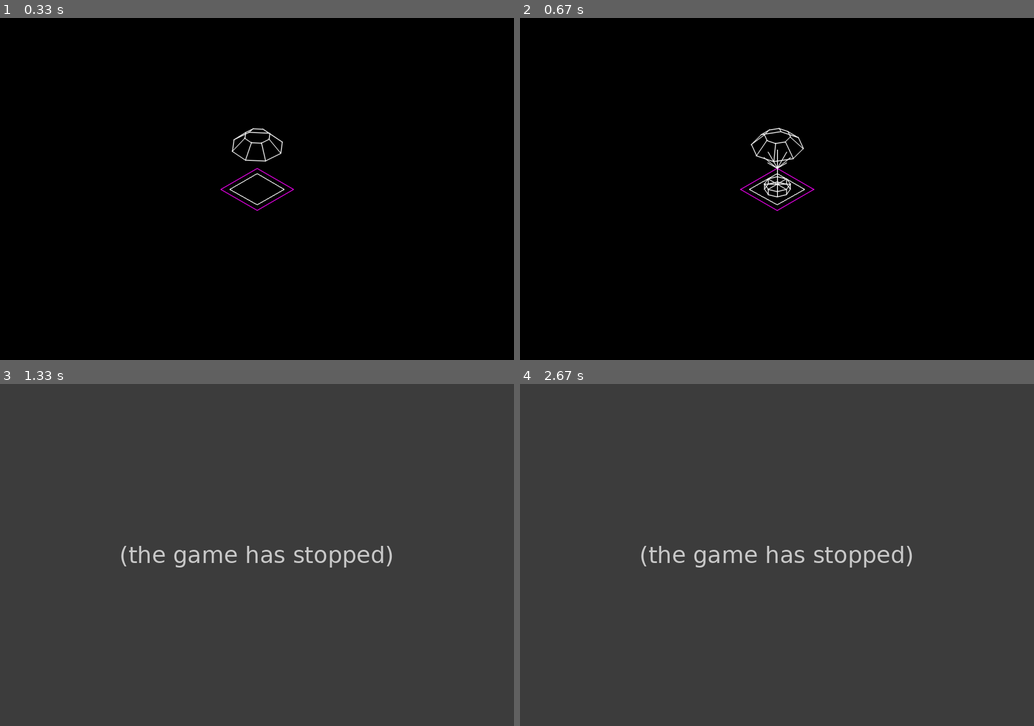
Above: before the commit, frames 1-4 (two rows, left to right).
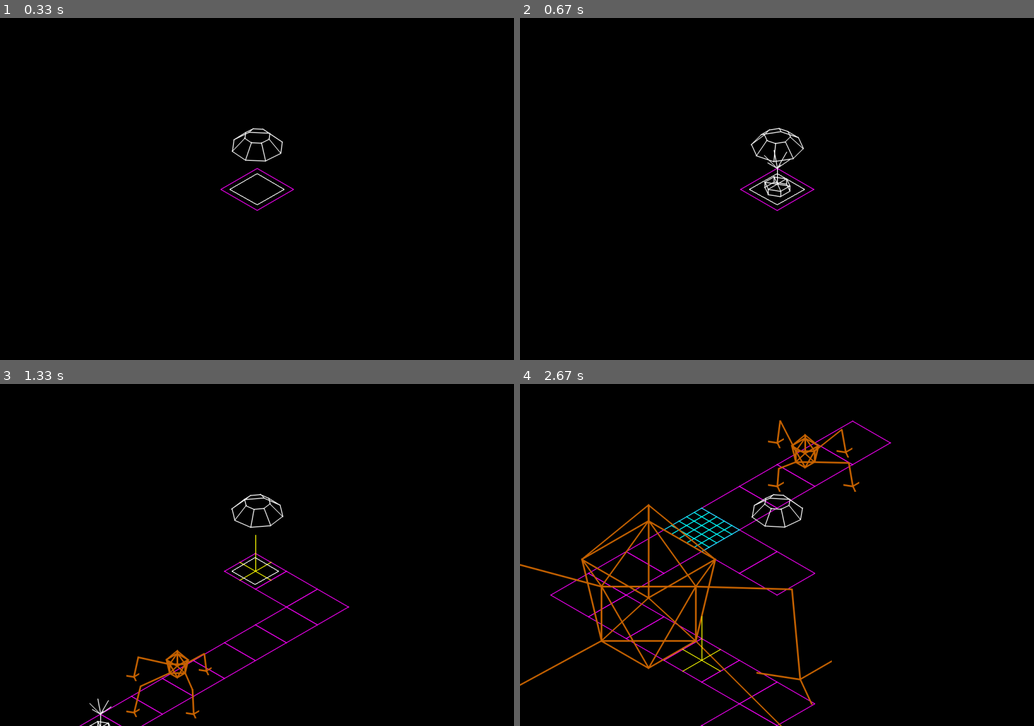
Above: after the commit, the same moments.

Repository: MathewKJ2048/pygame-jam-spring-2025
Game: pygame game, started from src/main.py
The game is run twice, just before and just after one commit, with the same random seed, the same clock (stepped at 60 frames per second) and the same inputs.
Inputs:
- Up to frame 1 (0.33 s): no input
- Up to frame 2 (0.67 s): tap T at 0.33 s
- Up to frame 3 (1.33 s): hold Right 0.67-1.13 s; tap B at 0.82 s; hold Up from 1.17 s (still down); tap E at 1.32 s
- Up to frame 4 (2.67 s): release Up at 1.47 s; hold Right 1.5-1.97 s; tap S at 1.65 s; hold Left 2-2.53 s; tap B at 2.15 s; hold Down from 2.57 s (still down)

Frame 1 is identical in both runs. In frame 2, 0.2% of the frame differs, in the area x 47-53%, y 38-53%; in frame 3, 100%; in frame 4, 100%, in the area x 0-100%, y 0-100%.
Error before the commit: TypeError: Port.__init__() missing 1 required positional argument: 'r' (object.py line 50); the game stopped at 1.32 s (later frames are placeholders)

Commit message:
added connection logic

Diff:
--- a/src/bug.py
+++ b/src/bug.py
@@ -11,7 +11,7 @@
 		self.v = I
 		self.time = 0
 		self.target = None
-		self.color = YELLOW
+		self.color = (200,100,0)
 		self.compute_geometry()
 
 
@@ -38,6 +38,8 @@
 		self.steps(dt)
 	def get_color(self):
 		return self.color
+	def get_width(self):
+		return 4
 	def legs_slide_back(self,dt):
 		change = Vector3(*self.v*dt,0)
 		self.leg_positions_relative = [r - change for r in self.leg_positions_relative]
@@ -104,4 +106,4 @@
 			t = ankles[i]
 			feet+=[(t,t+unit_vector3(i*2*math.pi/3)/6) for i in range(3)]
 
-		return make_pair_list(self.BASE)+make_pair_list(self.TOP)+forward_connections+backward_connections+upper+lower+thighs+calves+feet+make_pair_list(self.target_leg_positions)
+		return make_pair_list(self.BASE)+make_pair_list(self.TOP)+forward_connections+backward_connections+upper+lower+thighs+calves+feet
--- a/src/game.py
+++ b/src/game.py
@@ -96,6 +96,9 @@
 	def place_tower(self):
 		t = Tower()
 		self.place_object(t)
+		for o in self.objects:
+			if isinstance(o,PoweredObject):
+				t.connect(o)
 
 
 	def builder_in_space(self):
--- a/src/object.py
+++ b/src/object.py
@@ -29,8 +29,8 @@
 		self.parent = parent
 		self.r = r # position of port relative to parent
 		self.connection = None # reference to connected port
-	def get_r():
-		return self.parent.r+self.r*self.parent.size()
+	def get_r(self):
+		return Vector3(*self.parent.r,0)+self.r*self.parent.size()
 	def is_free(self):
 		return self.connection == None
 	def connect(self,p):
@@ -47,16 +47,23 @@
 	RANGE = 1
 	def __init__(self):
 		super().__init__()
-		self.PORTS = [Port(Vector3(0,0,0)) for i in range(type(self).PORT_NUM)]
+		self.PORTS = [Port(self,Vector3(0,0,0)) for i in range(type(self).PORT_NUM)]
 
 	def get_connected_objects(self):
-		return [p.connection.parent for p in self.PORTS]
+		return [p.connection.parent for p in self.get_connected_ports()]
+
+	def get_connected_ports(self):
+		cp = []
+		for p in self.PORTS:
+			if not p.is_free():
+				cp.append(p)
+		return cp
 
 	def get_free_ports(self):
 		fp = []
-		for p in self.ports:
+		for p in self.PORTS:
 			if p.is_free():
-				fp.append(c)
+				fp.append(p)
 		return fp
 
 	def connect(self,o):
@@ -70,7 +77,9 @@
 			p1, p2 = pp
 			return (p1.get_r()-p2.get_r()).length()
 		# sort pairs of free ports by distance, extract closest pair
-		po, ps = [(pu,pv) for pu in fp_s for pv in fp_o].sort(key=key)[0]
+		list_pair_ports = [(pu,pv) for pu in fp_s for pv in fp_o]
+		list_pair_ports.sort(key=key)
+		po, ps = list_pair_ports[0]
 		if (po.get_r()-ps.get_r()).length() > max(type(self).RANGE,type(o).RANGE):
 			return False
 		po.connect(ps)
--- a/src/render.py
+++ b/src/render.py
@@ -1,4 +1,5 @@
 from conf import *
+from game import *
 
 def clip(x,m): # between 0 and m
 	x = max(x,0)
@@ -37,11 +38,6 @@
 	pp = clip_point_pair(pp)
 	if pp:
 		pygame.draw.aaline(surface,color,pp[0],pp[1],width=width)
-
-
-
-
-
 
 
 def project(r,game):
@@ -93,6 +89,15 @@
 	points = [project3(Vector3(s.r.x,s.r.y,0)+t[0]*s.size()*3/4,game) for t in s.get_lines()]
 	pygame.draw.polygon(surface,WHITE,points,width=2)
 
+def render_wires(surface,object_list,game):
+	for o in object_list:
+		if not isinstance(o,PoweredObject):
+			continue
+		for p in o.PORTS:
+			if p.is_free():
+				continue
+			pp = (project3(p.get_r(),game),project3(p.connection.get_r(),game))
+			draw_line(surface,pp,YELLOW,2)
 
 
 
@@ -123,5 +128,6 @@
 	for o in objects:
 		render_object(surface, o, game)
 	render_selection_plate(surface,game.builder,game)
+	render_wires(surface,game.objects,game)
 	render_builder(surface, game.builder, game)
 	return surface
--- a/src/tower.py
+++ b/src/tower.py
@@ -1,8 +1,8 @@
 from conf import *
 from object import *
 
-class Tower(PlacedObject):
-	PORT_NUM = 8
+class Tower(PoweredObject):
+	PORT_NUM = 6
 	RANGE = 2
 	def get_lines(self):
 		tower_base = K3/8
